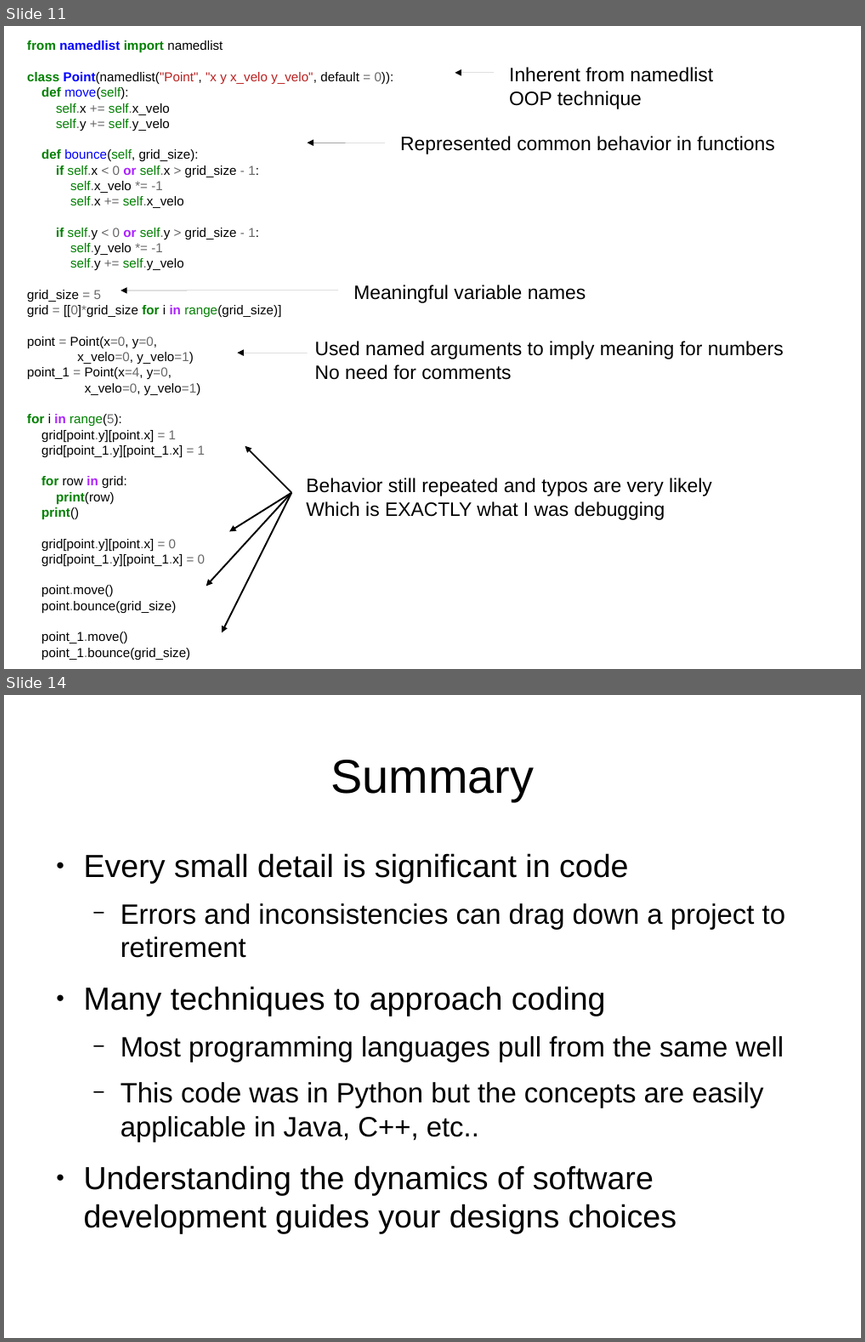
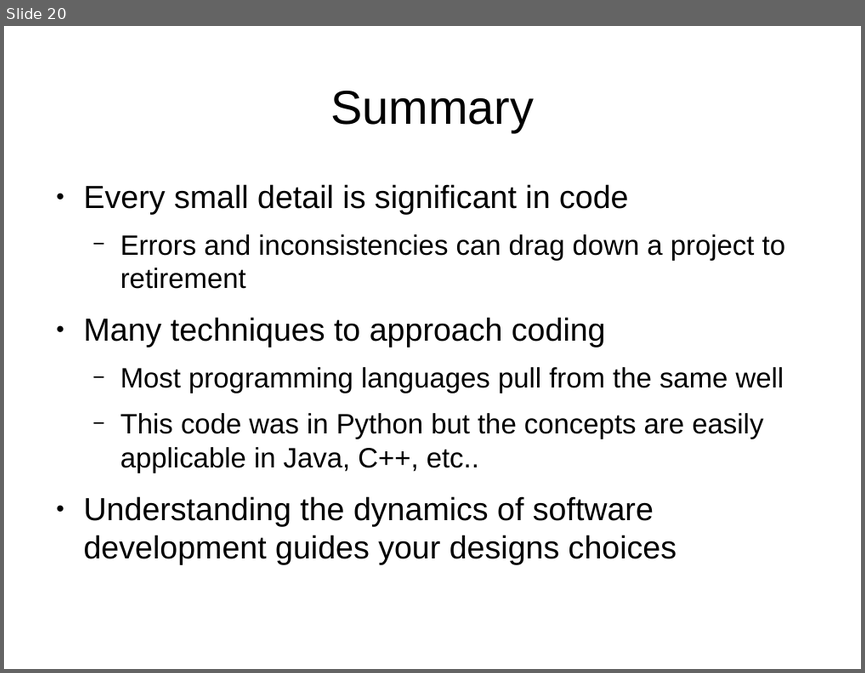
Before and after one commit to f0lie/refactoring_example, a slide deck: safe_code_pt2.odp. Shown one above the other, each under a label of ours: slides 11 and 14 before the commit, slide 20 after it; the slides between them are not shown. The pictures are 865x1342 and 865x673 pixels, drawn with LibreOffice and Linux fonts; fonts in the diff are those of the drawing. Boxes give left, top, right and bottom in pixels: in the first picture for what was removed or moved away, otherwise in the second. Text is boxed around its words. In the diff, an @@ line names an element or a change of style, - is before the commit and + after.

Commit message:
made the pointpower MUCH better

```diff
--- a/safe_code_pt2.odp
+++ b/safe_code_pt2.odp
@@ slide 11 removed at [4, 26, 861, 669], background #FFFFFF @@
@@ text removed at [27, 40, 394, 659] @@
-from namedlist import namedlist
-class Point(namedlist("Point", "x y x_velo y_velo", default = 0)):
-def move(self):
-self.x += self.x_velo
-self.y += self.y_velo
-def bounce(self, grid_size):
-if self.x < 0 or self.x > grid_size - 1:
-self.x_velo *= -1
-self.x += self.x_velo
-if self.y < 0 or self.y > grid_size - 1:
-self.y_velo *= -1
-self.y += self.y_velo
-grid_size = 5
-grid = [[0]*grid_size for i in range(grid_size)]
-point = Point(x=0, y=0,
-x_velo=0, y_velo=1)
-point_1 = Point(x=4, y=0,
-x_velo=0, y_velo=1)
-for i in range(5):
-grid[point.y][point.x] = 1
-grid[point_1.y][point_1.x] = 1
-for row in grid:
-print(row)
-print()
-grid[point.y][point.x] = 0
-grid[point_1.y][point_1.x] = 0
-point.move()
-point.bounce(grid_size)
-point_1.move()
-point_1.bounce(grid_size)
@@ arrow removed from (494, 73) to (455, 73) @@
@@ text removed at [509, 67, 713, 109] @@
-Inherent from namedlist
-OOP technique
@@ arrow removed from (385, 142) to (307, 142) @@
@@ text removed at [400, 136, 774, 154] @@
-Represented common behavior in functions
@@ arrow removed from (338, 290) to (120, 290) @@
@@ text removed at [353, 284, 586, 303] @@
-Meaningful variable names
@@ arrow removed from (307, 352) to (237, 352) @@
@@ text removed at [315, 340, 783, 380] @@
-Used named arguments to imply meaning for numbers
-No need for comments
@@ arrow removed from (291, 493) to (245, 446) @@
@@ text removed at [306, 477, 712, 520] @@
-Behavior still repeated and typos are very likely
-Which is EXACTLY what I was debugging
@@ arrow removed from (291, 493) to (206, 586) @@
@@ arrow removed from (291, 493) to (222, 632) @@
@@ arrow removed from (291, 493) to (229, 532) @@
@@ what was slide 14 is now slide 20 @@
```
Also in this commit, not shown: 7 slides changed, 9 slides added, 2 other slides removed, 1 other file.
